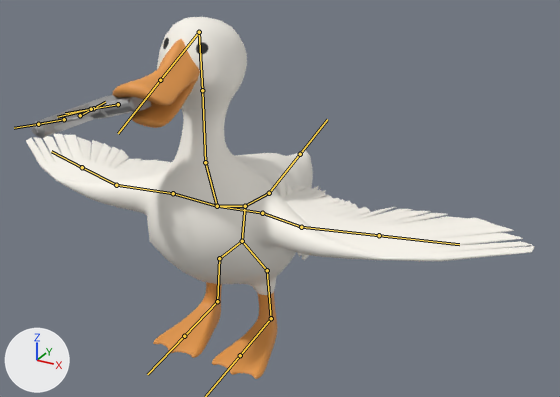
The FBX model Assets/Public/Animations/duck idle (new model).fbx: old version first, new version second.
The view is the same before and after, from a 50 mm lens placed at (6.92, -11.49, 8.25), pointed at (0.81, -0.39, 2.7). The axes (+X, +Y, +Z) are drawn at lower left. The lights are the same throughout. The bones that bend it are drawn over the model as lines.

Names of what the first picture shows: 'Barrel', 'BottomFrame', 'Grip', 'TopFrame', 'TriggerFrame', 'polySurface14'.
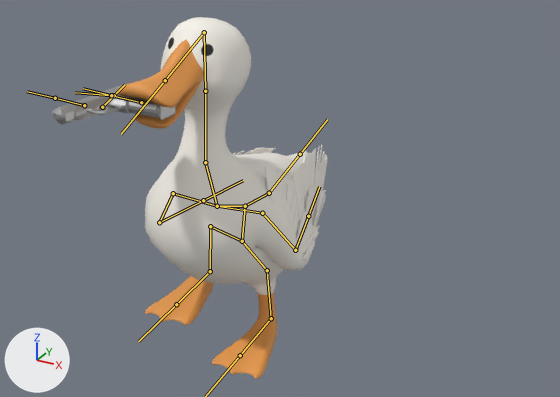
The newer file adds an action. The first version stands in its rest pose; the second is drawn at frame 21 of the action 'Scene'.

Pixel boxes [x1, y1, x2, y2] of what changed, in the pictures (560 x 397 px):
```json
{"object": "polySurface14", "change": "posed", "before": [26, 17, 535, 379], "after": [116, 17, 327, 379], "on screen": "58% narrower"}
{"object": "BottomFrame", "change": "posed", "before": [52, 97, 151, 131], "after": [74, 90, 175, 120], "on screen": "11% shorter"}
{"object": "TopFrame", "change": "posed", "before": [31, 98, 100, 138], "after": [51, 86, 122, 125]}
{"object": "Grip", "change": "posed", "before": [90, 95, 151, 119], "after": [113, 94, 175, 118]}
{"object": "TriggerFrame", "change": "posed", "before": [65, 109, 100, 122], "after": [87, 104, 124, 115]}
{"object": "Barrel", "change": "posed", "before": [32, 127, 38, 134], "after": [53, 113, 59, 120]}
{"object": "polySurface6", "change": "unchanged, uncovered by the edit", "before": [277, 171, 309, 260], "after": [281, 184, 319, 260]}
{"bone": "Bone.016", "before": "(242, 241) to (219, 258)", "after": "(242, 241) to (210, 226)"}
{"bone": "Bone.019", "before": "(219, 258) to (217, 301)", "after": "(210, 226) to (210, 271)"}
{"bone": "Bone.006", "before": "(205, 162) to (202, 90)", "after": "(205, 162) to (205, 91)"}
{"bone": "left wing", "before": "(262, 213) to (301, 227)", "after": "(262, 213) to (295, 250)"}
{"bone": "left wing tip", "before": "(301, 227) to (379, 235)", "after": "(295, 250) to (308, 216)"}
{"bone": "right wing", "before": "(173, 193) to (116, 185)", "after": "(173, 193) to (159, 222)"}
{"bone": "right wing tip", "before": "(116, 185) to (82, 167)", "after": "(159, 222) to (203, 200)"}
```

The change, as JSON lines over the scene's bpy script:
```json
{"block": "bone_rig_object", "where": "bone_rig_object = bpy.data.objects['Armature.001']  # the whole rig 'Armature.001'"}
{"op": "set", "path": "bone_rig_object.location", "old": "(-0.619, -3.366, 4.88)", "new": "(-0.174, -3.366, 5.011)"}
{"op": "set", "path": "bone_rig_object.rotation_euler", "old": "(1.571, -1.85, 0.0)", "new": "(1.571, -1.518, 0.0)", "note": "degrees (90, -106, 0) -> degrees (90, -87, 0)"}
{"block": "bone_bone_016", "where": "bone_bone_016 = bpy.data.objects['duck bones'].pose.bones['Bone.016']  # child of 'Bone.004'"}
{"op": "set", "path": "bone_bone_016.rotation_quaternion", "old": "(1.0, 0.0, 0.0, 0.0)", "new": "(0.885, -0.039, 0.0, 0.464)", "note": "degrees (0, 0, 0) -> degrees (-4, 2, 55)"}
{"block": "bone_bone_019", "where": "bone_bone_019 = bpy.data.objects['duck bones'].pose.bones['Bone.019']  # child of 'Bone.016'"}
{"op": "set", "path": "bone_bone_019.rotation_quaternion", "old": "(1.0, 0.0, 0.0, 0.0)", "new": "(0.877, 0.04, 0.0, -0.479)", "note": "degrees (0, 0, 0) -> degrees (4, 2, -57)"}
{"block": "bone_bone_006", "where": "bone_bone_006 = bpy.data.objects['duck bones'].pose.bones['Bone.006']  # child of 'Bone.005'"}
{"op": "set", "path": "bone_bone_006.rotation_quaternion", "old": "(1.0, 0.0, 0.0, 0.0)", "new": "(1.0, 0.0, 0.0, 0.023)", "note": "degrees (0, 0, 0) -> degrees (0, 0, 3)"}
{"block": "bone_left_wing", "where": "bone_left_wing = bpy.data.objects['duck bones'].pose.bones['left wing']  # child of 'Bone.010'"}
{"op": "set", "path": "bone_left_wing.rotation_quaternion", "old": "(1.0, 0.0, 0.0, 0.0)", "new": "(0.773, 0.48, 0.049, 0.411)", "note": "degrees (0, 0, 0) -> degrees (56, -19, 46)"}
{"block": "bone_left_wing_tip", "where": "bone_left_wing_tip = bpy.data.objects['duck bones'].pose.bones['left wing tip']  # child of 'left wing'"}
{"op": "set", "path": "bone_left_wing_tip.rotation_quaternion", "old": "(1.0, 0.0, 0.0, 0.0)", "new": "(0.932, 0.363, 0.022, -0.007)", "note": "degrees (0, 0, 0) -> degrees (43, 3, 0)"}
{"block": "bone_right_wing", "where": "bone_right_wing = bpy.data.objects['duck bones'].pose.bones['right wing']  # child of 'Bone.011'"}
{"op": "set", "path": "bone_right_wing.rotation_quaternion", "old": "(1.0, 0.0, 0.0, 0.0)", "new": "(0.828, 0.415, -0.015, -0.377)", "note": "degrees (0, 0, 0) -> degrees (47, 17, -42)"}
{"block": "bone_right_wing_tip", "where": "bone_right_wing_tip = bpy.data.objects['duck bones'].pose.bones['right wing tip']  # child of 'right wing'"}
{"op": "set", "path": "bone_right_wing_tip.rotation_quaternion", "old": "(1.0, 0.0, 0.0, 0.0)", "new": "(0.91, 0.409, -0.036, 0.052)", "note": "degrees (0, 0, 0) -> degrees (48, -6, 4)"}
```
